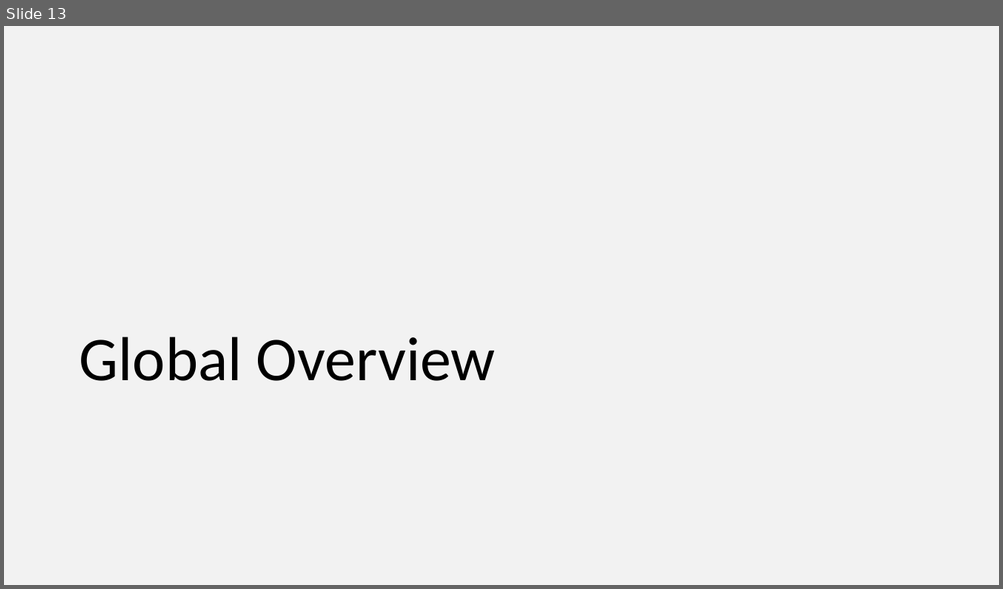
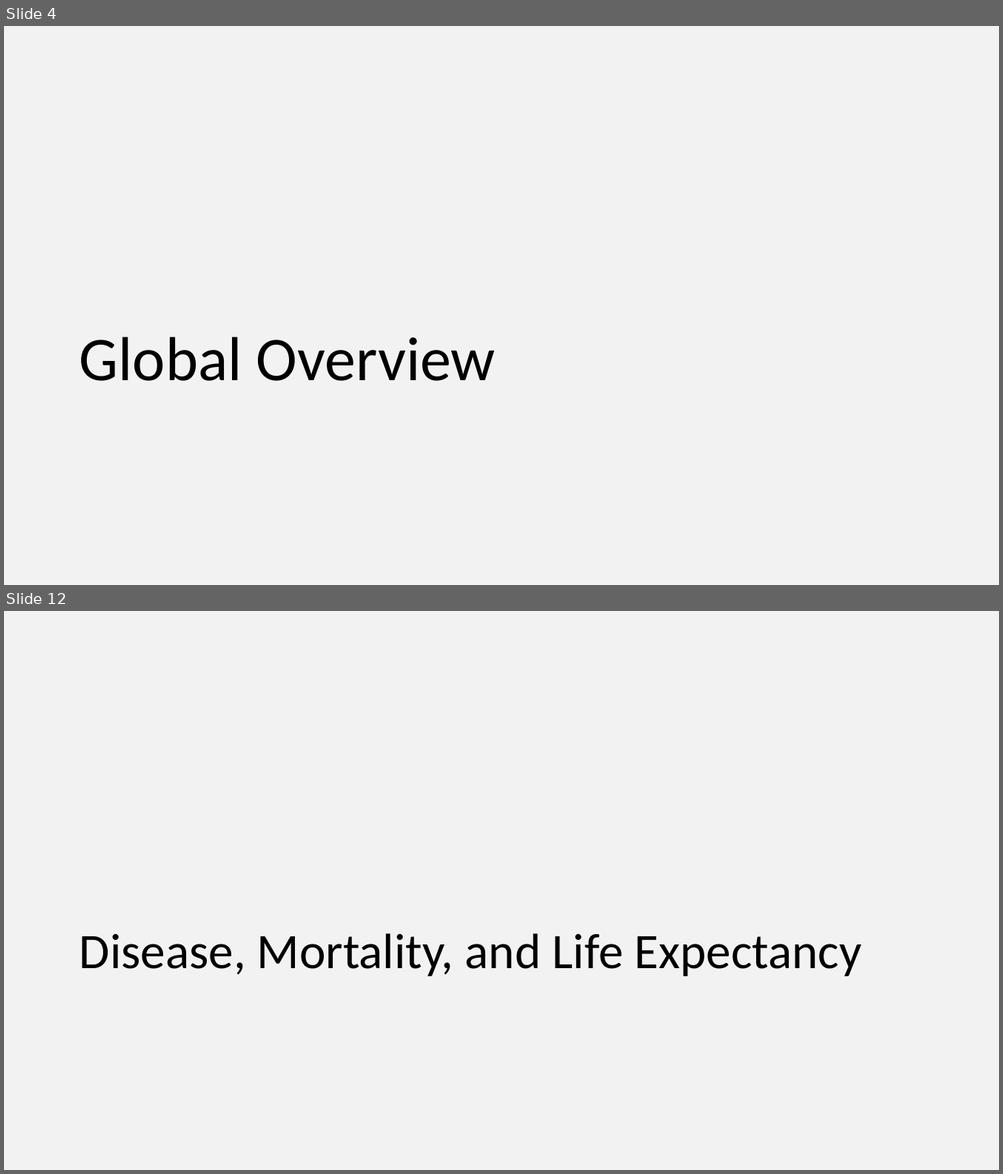
Before and after one commit to IE2020term2TeamE/Group_assigment2_DV, a slide deck: Group Assignment 02 - Group E_Consolidated.pptx. Shown one above the other, each under a label of ours: slide 13 before the commit, slides 4 and 12 after it; the slides between them are not shown. The pictures are 1003x589 and 1003x1174 pixels, drawn with LibreOffice and Linux fonts; fonts in the diff are those of the drawing. Boxes give left, top, right and bottom in pixels: in the first picture for what was removed or moved away, otherwise in the second. Text is boxed around its words. In the diff, an @@ line names an element or a change of style, - is before the commit and + after.

```diff
--- a/Group Assignment 02 - Group E_Consolidated.pptx
+++ b/Group Assignment 02 - Group E_Consolidated.pptx
@@ slide 12 added at <box>4,611,999,1170</box>, background #F2F2F2 @@
@@ title added at <box>79,934,862,977</box>, 48 pt, text #000000 @@
+Disease, Mortality, and Life Expectancy
@@ what was slide 13 is now slide 4 @@
```
Also in this commit, not shown: 3 slides changed, 14 other slides added, 12 slides removed.
